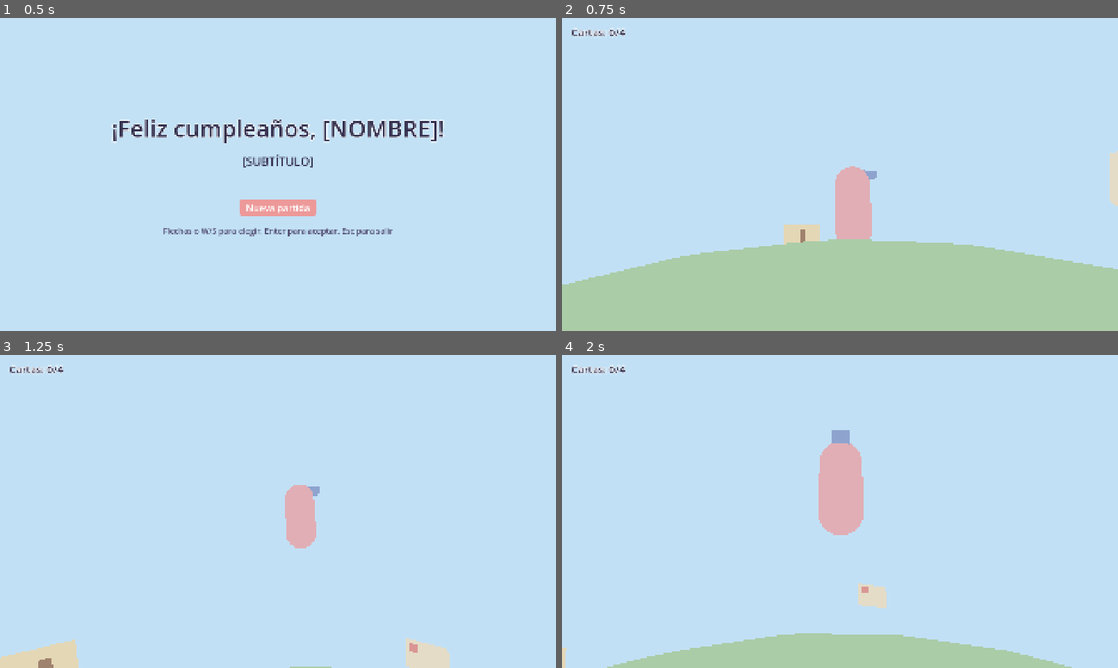
Above: before the commit, frames 1-4 (two rows, left to right).
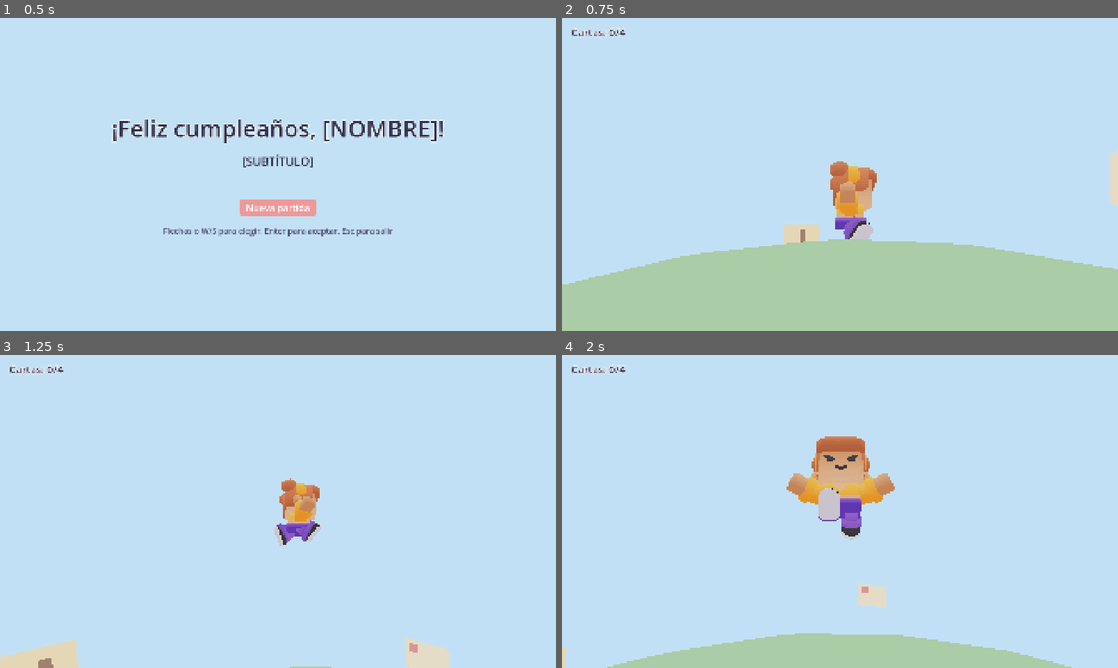
Above: after the commit, the same moments.

Repository: lautaromoreyraa/planeta-cartero
Game: Godot game, scene res://scenes/pantalla_de_inicio.tscn
Same seed, same stepped clock (60 frames per second), same inputs: the game is played once before the commit and once after it.
Inputs (mouse positions are in pixels of both pictures, inside the frame that each line leads up to):
- Up to frame 1 (0.5 s): no input
- Up to frame 2 (0.75 s): tap Enter (aceptar) at 0.5 s; move the mouse to (962, 158) at 0.52 s; hold D (move_right) from 0.53 s (still down); hold E (interact) from 0.53 s (still down); click (962, 158) at 0.67 s
- Up to frame 3 (1.25 s): keep holding D (move_right); keep holding E (interact); tap Space (jump) at 0.77, 0.8, 1.07 s
- Up to frame 4 (2 s): move the mouse to (728, 527) at 1.27 s; release D (move_right) at 1.28 s; release E (interact) at 1.28 s; hold S (move_back) from 1.28 s (still down); tap Space (jump) at 1.35, 1.52, 1.82 s; tap E (interact) at 1.55 s

Frame 1 is identical in both runs. In frame 2, 1.7% of the frame differs, in the area x 48-57%, y 45-71%; in frame 3, 1.3%; in frame 4, 3.5%, in the area x 40-60%, y 24-60%.

Commit message:
Reemplaza la cápsula por la chica animada de Mini Characters
La cartera pasa a ser character-female-b de Kenney (CC0), escalada a la
altura de la cápsula anterior. La colisión no cambia, así los saltos y la
reubicación siguen midiendo lo mismo.

El modelo vive en su propia escena, Personaje, para poder cambiarlo
reemplazando un solo hijo. El jugador le pasa su estado en cada frame y
la escena elige idle, walk, jump o fall; los GLB traen las animaciones
sin bucle, así que el bucle se activa por código en vez de mantener un
.import a mano. Los gestos de recoger, interactuar y festejar los pide la
escena principal y se cortan en cuanto la cartera camina o salta: son
decorativos y nunca le quitan el control a la jugadora.

Se versionan sólo el modelo usado, su textura y la licencia del kit.

Diff:
--- a/scenes/jugador.tscn
+++ b/scenes/jugador.tscn
@@ -1,24 +1,8 @@
-[gd_scene load_steps=8 format=3]
+[gd_scene load_steps=5 format=3]
 
 [ext_resource type="Script" path="res://scripts/jugador.gd" id="1_jugador"]
 [ext_resource type="Script" path="res://scripts/detector_de_interaccion.gd" id="2_detector"]
-
-[sub_resource type="StandardMaterial3D" id="Material_cuerpo"]
-albedo_color = Color(0.98, 0.71, 0.76, 1)
-roughness = 1.0
-
-[sub_resource type="CapsuleMesh" id="CapsuleMesh_cuerpo"]
-material = SubResource("Material_cuerpo")
-radius = 0.35
-height = 1.6
-
-[sub_resource type="StandardMaterial3D" id="Material_gorra"]
-albedo_color = Color(0.55, 0.66, 0.9, 1)
-roughness = 1.0
-
-[sub_resource type="BoxMesh" id="BoxMesh_visera"]
-material = SubResource("Material_gorra")
-size = Vector3(0.3, 0.08, 0.3)
+[ext_resource type="PackedScene" path="res://scenes/personaje.tscn" id="3_personaje"]
 
 [sub_resource type="CapsuleShape3D" id="CapsuleShape3D_cuerpo"]
 radius = 0.35
@@ -28,13 +12,7 @@
 floor_snap_length = 0.3
 script = ExtResource("1_jugador")
 
-[node name="Cuerpo" type="MeshInstance3D" parent="."]
-transform = Transform3D(1, 0, 0, 0, 1, 0, 0, 0, 1, 0, 0.8, 0)
-mesh = SubResource("CapsuleMesh_cuerpo")
-
-[node name="Visera" type="MeshInstance3D" parent="."]
-transform = Transform3D(1, 0, 0, 0, 1, 0, 0, 0, 1, 0, 1.45, -0.35)
-mesh = SubResource("BoxMesh_visera")
+[node name="Personaje" parent="." instance=ExtResource("3_personaje")]
 
 [node name="Colision" type="CollisionShape3D" parent="."]
 transform = Transform3D(1, 0, 0, 0, 1, 0, 0, 0, 1, 0, 0.8, 0)
--- /dev/null
+++ b/scenes/personaje.tscn
@@ -0,0 +1,10 @@
+[gd_scene load_steps=3 format=3]
+
+[ext_resource type="Script" path="res://scripts/personaje.gd" id="1_personaje"]
+[ext_resource type="PackedScene" uid="uid://dde77hofoihnf" path="res://assets/kenney/mini-characters/character-female-b.glb" id="2_modelo"]
+
+[node name="Personaje" type="Node3D"]
+script = ExtResource("1_personaje")
+
+[node name="Modelo" parent="." instance=ExtResource("2_modelo")]
+transform = Transform3D(-2.2, 0, 0, 0, 2.2, 0, 0, 0, -2.2, 0, 0, 0)
--- a/scripts/jugador.gd
+++ b/scripts/jugador.gd
@@ -6,6 +6,8 @@
 ## En cada frame «arriba» se recalcula desde el centro (RT-09): se actualiza
 ## `up_direction` para que `is_on_floor()` funcione en cualquier punto, la
 ## gravedad tira hacia el centro y el cuerpo se alinea con la superficie.
+## El modelo animado vive en su propia escena (`Personaje`): el jugador sólo
+## le cuenta qué está haciendo.
 
 ## Metros por segundo. Con el radio del planeta, una vuelta dura unos 12,6 s.
 const VELOCIDAD: float = 5.0
@@ -30,6 +32,8 @@
 const DISTANCIA_MAXIMA: float = Planeta.RADIO + 15.0
 ## Más cerca que esto del centro atravesó el suelo: también se reubica.
 const DISTANCIA_MINIMA: float = Planeta.RADIO * 0.5
+
+@onready var _personaje: Personaje = $Personaje
 
 ## Lugar despejado donde empieza la partida; se usa también para reubicar.
 var _punto_seguro: Vector3
@@ -69,6 +73,9 @@
 	_alinear(arriba, rumbo)
 
 	move_and_slide()
+	# Después del deslizamiento: contra una pared la velocidad real es cero y
+	# el personaje no tiene que caminar en el lugar.
+	_personaje.actualizar(is_on_floor(), rapidez(), velocity.dot(arriba))
 
 
 ## Hacia dónde mira el personaje sobre la superficie; la cámara lo sigue.
@@ -76,10 +83,16 @@
 	return -global_basis.z
 
 
-## Velocidad sobre la superficie, en metros por segundo.
+## Velocidad sobre la superficie, en metros por segundo. La cámara la usa
+## para saber si el personaje camina (RF-28 CA5).
 func rapidez() -> float:
 	var arriba: Vector3 = GeometriaEsferica.arriba_en(global_position, Planeta.CENTRO)
 	return GeometriaEsferica.proyectar_en_plano(velocity, arriba).length()
+
+
+## Animación de un momento puntual: recoger, interactuar o festejar (RF-29 CA4).
+func hacer_gesto(gesto: Personaje.Gesto) -> void:
+	_personaje.hacer_gesto(gesto)
 
 
 func _alinear(arriba: Vector3, mirada_deseada: Vector3) -> void:
--- /dev/null
+++ b/scripts/personaje.gd
@@ -0,0 +1,71 @@
+class_name Personaje
+extends Node3D
+
+## Modelo animado de la cartera (RF-29): elige la animación según lo que
+## hace el jugador y reproduce los gestos de los momentos puntuales.
+##
+## Es una escena aparte con el modelo de Kenney adentro, así cambiar de
+## personaje es reemplazar el hijo `Modelo` sin tocar el jugador. No mueve
+## nada ni bloquea la entrada: un gesto se corta en cuanto el personaje
+## camina o salta, así la jugadora nunca pierde el control (RF-29 CA4).
+
+enum Gesto { RECOGER, INTERACTUAR, FESTEJAR }
+
+## Nombres de las animaciones tal como vienen en los GLB de Mini Characters.
+const QUIETA: StringName = &"idle"
+const CAMINANDO: StringName = &"walk"
+const SUBIENDO: StringName = &"jump"
+const BAJANDO: StringName = &"fall"
+const ANIMACION_DE_GESTO: Dictionary[Gesto, StringName] = {
+	Gesto.RECOGER: &"pick-up",
+	Gesto.INTERACTUAR: &"interact-right",
+	Gesto.FESTEJAR: &"emote-yes",
+}
+## Los GLB traen todas las animaciones sin bucle; estas se repiten mientras
+## dure el estado (RF-29 CA2). `fall` también, para una caída larga.
+const EN_BUCLE: Array[StringName] = [QUIETA, CAMINANDO, BAJANDO]
+## Por debajo de esta rapidez (m/s) el personaje se considera quieto: el
+## frenado deja unos centímetros por segundo que no tienen que verse como pasos.
+const RAPIDEZ_PARA_CAMINAR: float = 0.3
+## Segundos de mezcla entre animaciones, para que no salte de pose.
+const MEZCLA: float = 0.15
+
+@onready var _animaciones: AnimationPlayer = $Modelo/AnimationPlayer
+
+## Gesto en curso; vacío si no hay ninguno.
+var _gesto: StringName = &""
+
+
+func _ready() -> void:
+	for nombre: StringName in EN_BUCLE:
+		_animaciones.get_animation(nombre).loop_mode = Animation.LOOP_LINEAR
+	_animaciones.animation_finished.connect(_al_terminar)
+	_animaciones.play(QUIETA)
+
+
+## Lo llama el jugador en cada frame de física con su estado.
+func actualizar(en_el_piso: bool, rapidez: float, velocidad_vertical: float) -> void:
+	var animacion: StringName = QUIETA
+	if not en_el_piso:
+		animacion = SUBIENDO if velocidad_vertical > 0.0 else BAJANDO
+	elif rapidez > RAPIDEZ_PARA_CAMINAR:
+		animacion = CAMINANDO
+	if not _gesto.is_empty():
+		if animacion == QUIETA:
+			return
+		_gesto = &""
+	# `assigned_animation` y no `current_animation`: una animación sin bucle
+	# que terminó (como `jump`) se queda en su última pose en vez de reiniciarse.
+	if _animaciones.assigned_animation != animacion:
+		_animaciones.play(animacion, MEZCLA)
+
+
+func hacer_gesto(gesto: Gesto) -> void:
+	_gesto = ANIMACION_DE_GESTO[gesto]
+	_animaciones.play(_gesto, MEZCLA)
+
+
+## Al terminar un gesto vuelve a la animación del estado en el próximo frame.
+func _al_terminar(nombre: StringName) -> void:
+	if nombre == _gesto:
+		_gesto = &""
--- a/scripts/principal.gd
+++ b/scripts/principal.gd
@@ -33,6 +33,7 @@
 var ruta_de_guardado: String = ""
 
 @onready var _hud: Hud = $Hud
+@onready var _jugador: Jugador = $Jugador
 @onready var _detector: DetectorDeInteraccion = $Jugador/DetectorDeInteraccion
 @onready var _cartas: Node3D = $Cartas
 @onready var _casas: Node3D = $Casas
@@ -93,6 +94,7 @@
 	for carta: Carta in _cartas_en_el_planeta():
 		if estado.cartas_recogidas.has(carta.id):
 			carta.retirar()
+		_jugador.hacer_gesto(Personaje.Gesto.RECOGER)
 	for id: String in estado.cartas_recogidas:
 		_inventario.recoger(id)
 	_secuencia.restaurar(estado.entregas, estado.digitos_revelados)
@@ -141,6 +143,7 @@
 
 
 func _al_usar_un_buzon(casa: CasaConBuzon) -> void:
+	_jugador.hacer_gesto(Personaje.Gesto.INTERACTUAR)
 	match _secuencia.entregar(casa.id, _cartas_en_mano()):
 		SecuenciaDeEntrega.Resultado.CORRECTA:
 			_mostrar_recuerdo(_secuencia.entregas())
@@ -166,11 +169,13 @@
 
 
 func _al_leer_el_cartel() -> void:
+	_jugador.hacer_gesto(Personaje.Gesto.INTERACTUAR)
 	_dialogo.mostrar(config.texto("entrega.pista", PISTA_POR_DEFECTO))
 
 
 ## La puerta se habilita al completar la zona 2 (RF-18).
 func _al_usar_la_puerta() -> void:
+	_jugador.hacer_gesto(Personaje.Gesto.INTERACTUAR)
 	if _secuencia.completa():
 		_panel_del_candado.abrir()
 	else:
@@ -181,6 +186,7 @@
 func _al_abrir_el_candado() -> void:
 	_candado_abierto = true
 	_oficina.abrir()
+	_jugador.hacer_gesto(Personaje.Gesto.FESTEJAR)
 	_guardar()
 
 
Not shown, added: assets/kenney/mini-characters/License.txt
Binary file added: assets/kenney/mini-characters/Textures/colormap.png
Not shown, added: assets/kenney/mini-characters/Textures/colormap.png.import
Binary file added: assets/kenney/mini-characters/character-female-b.glb
Not shown, added: assets/kenney/mini-characters/character-female-b.glb.import
Not shown, added: scripts/personaje.gd.uid
